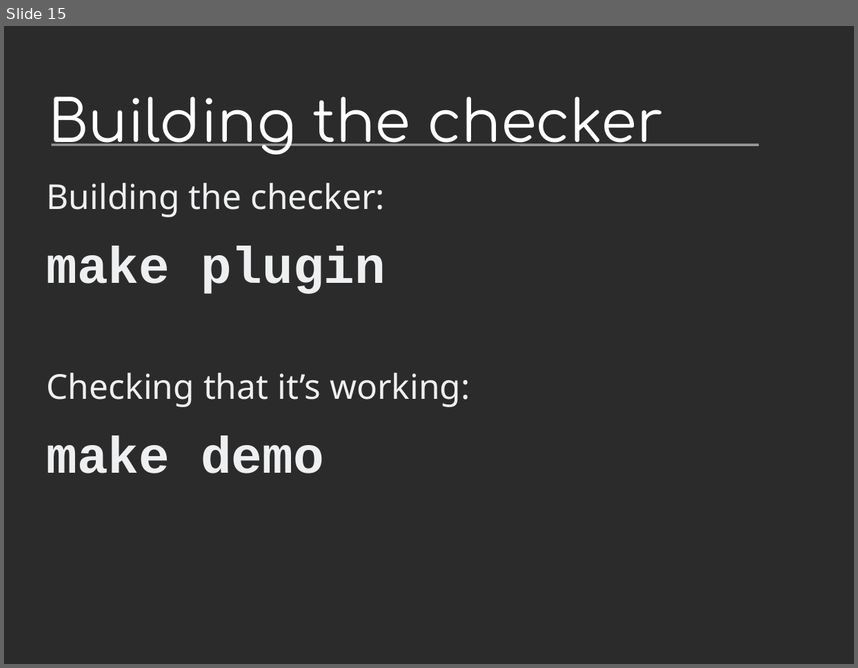
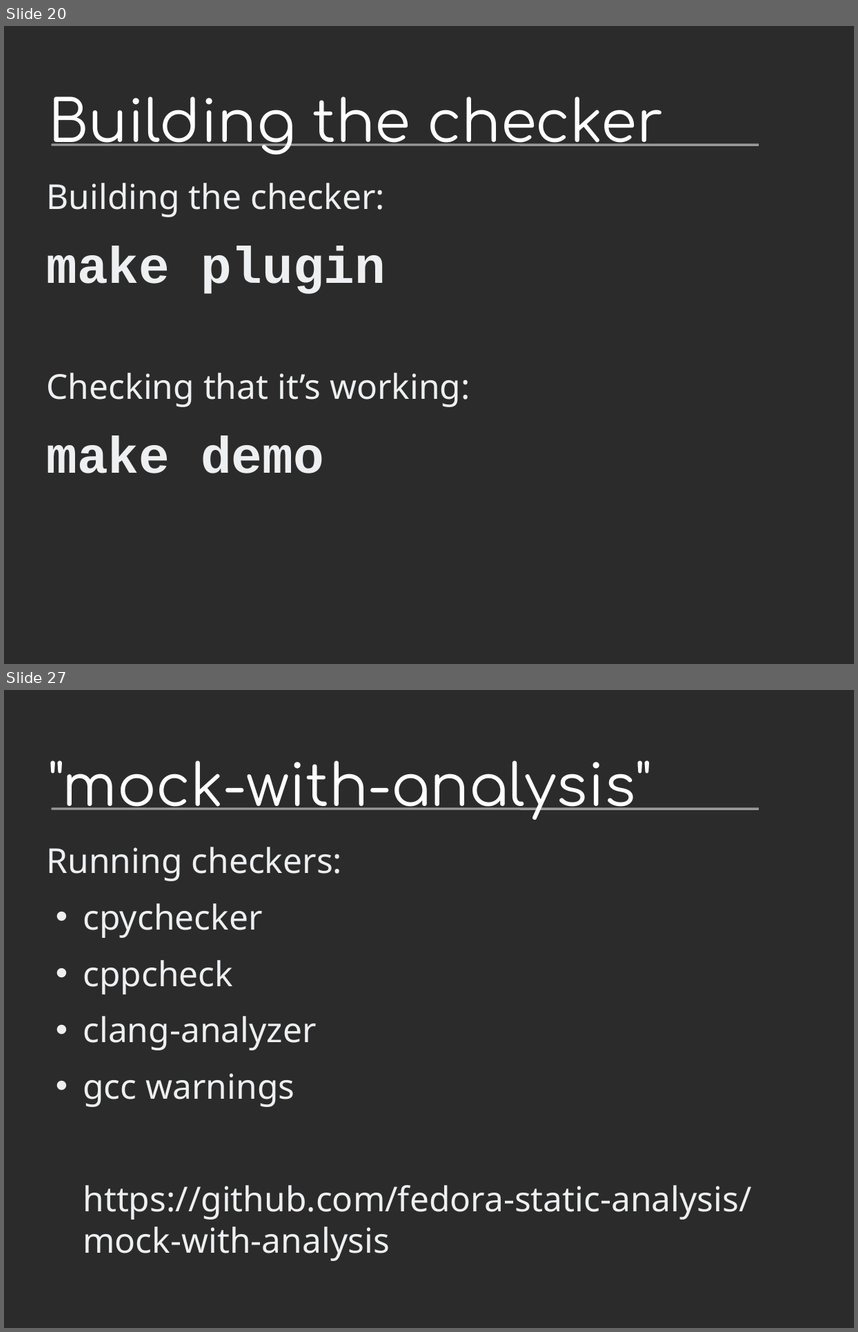
Before and after one commit to davidmalcolm/PyCon-US-2013-Talk, a slide deck: Death By 1000 Leaks - Static Analysis of Hundreds of Python Extension Modules.odp. Shown one above the other, each under a label of ours: slide 15 before the commit, slides 20 and 27 after it; the slides between them are not shown. The pictures are 858x668 and 858x1332 pixels, drawn with LibreOffice and Linux fonts; fonts in the diff are those of the drawing; background and template pictures are left out; a plain dark background stands for a picture behind light text. Boxes give left, top, right and bottom in pixels: in the first picture for what was removed or moved away, otherwise in the second. Text is boxed around its words. In the diff, an @@ line names an element or a change of style, - is before the commit and + after.

```diff
--- a/Death By 1000 Leaks - Static Analysis of Hundreds of Python Extension Modules.odp
+++ b/Death By 1000 Leaks - Static Analysis of Hundreds of Python Extension Modules.odp
@@ slide 27 added at (x1=4, y1=690, x2=854, y2=1328), background picture (left out); not listed: 1 template element that a slide beside it also shows @@
@@ title added at (x1=49, y1=760, x2=652, y2=819), 54 pt, text #FFFFFF @@
+"mock-with-analysis"
@@ text added at (x1=47, y1=847, x2=751, y2=1261), 32 pt, text #EEEFF0 @@
+Running checkers:
+• cpychecker
+• cppcheck
+• clang-analyzer
+• gcc warnings
+https://github.com/fedora-static-analysis/mock-with-analysis
@@ what was slide 15 is now slide 20 @@
```
Also in this commit, not shown: 7 slides changed, 19 other slides added, 2 other files.
